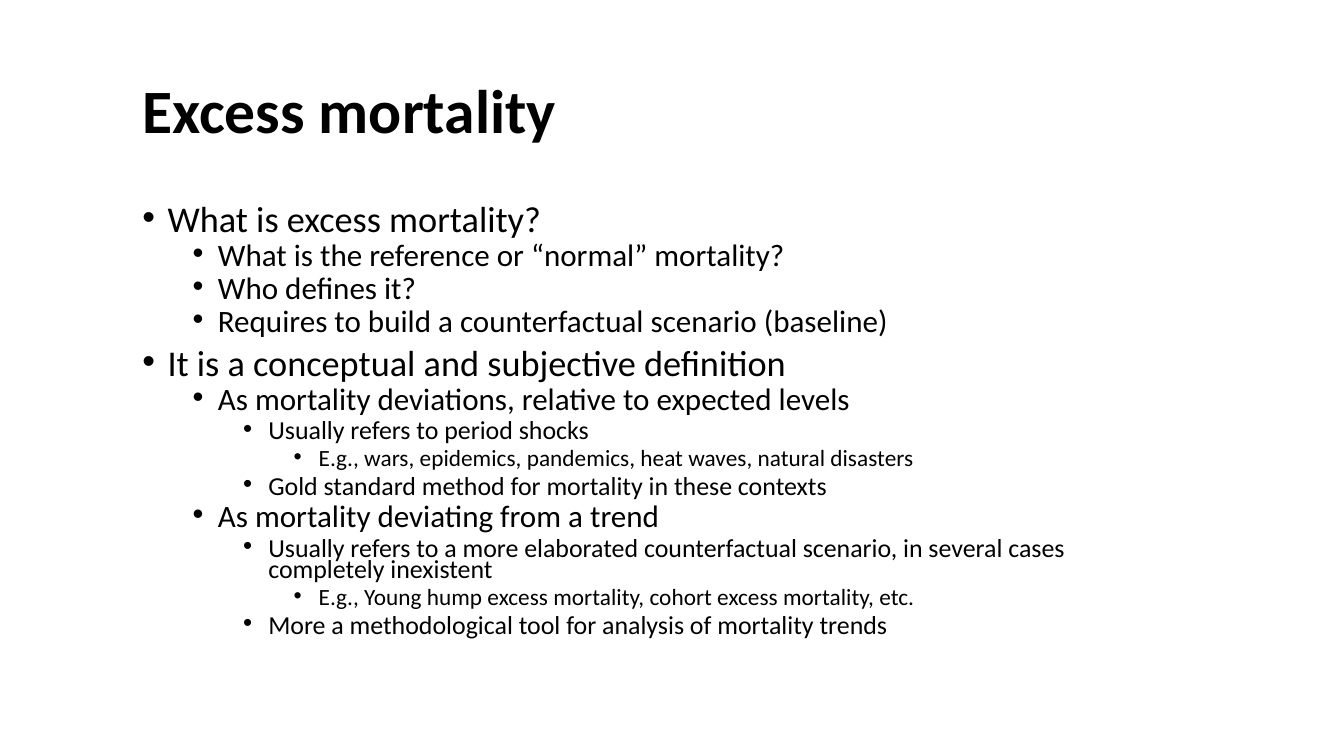
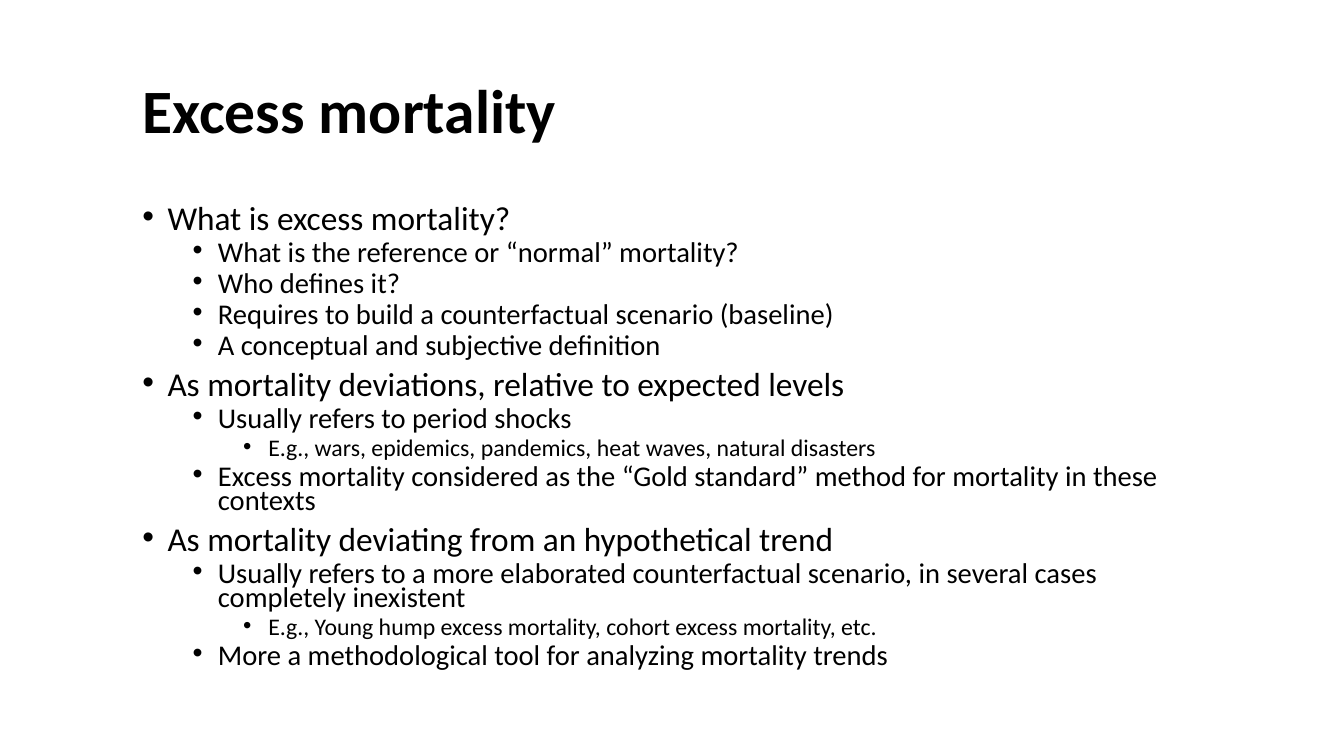
Before and after one commit to kikeacosta/edsd23_apc, a slide deck: slide 4 of slides/04_excess_mortality.pptx (slide 3 before the commit). Drawn at 1344x756 pixels with LibreOffice and Linux fonts; fonts in the diff are those of the drawing. Boxes give left, top, right and bottom in pixels: in the first picture for what was removed or moved away, otherwise in the second. Text is boxed around its words. In the diff, an @@ line names an element or a change of style, - is before the commit and + after.

```diff
--- a/slides/04_excess_mortality.pptx
+++ b/slides/04_excess_mortality.pptx
@@ text at (x1=168, y1=207, x2=1097, y2=639): size 25.9 to 23.8 pt in "What is excess mortality?"; size 22.2 to 20.4 pt in "What is the reference or “normal” mortality?", "Who defines it?", "Requires to build a counterfactual scenario (baseline)"; size 22.2 to 23.8 pt in "As mortality deviations, relative to expected levels"; size 18.5 to 20.4 pt in "Usually refers to period shocks", "Usually refers to a more elaborated counterfactual ..."; size 16.6 to 17 pt in "E.g., wars, epidemics, pandemics, heat waves, natural ...", "E.g., Young hump excess mortality, cohort excess ..."; list level 2 to 1 in "As mortality deviations, relative to ..."; list level 3 to 2 in "Usually refers to period shocks"; list level 4 to 3 in "E.g., wars, epidemics, pandemics, heat ..."; list level 3 to 2 in "Usually refers to a more ..."; list level 4 to 3 in "E.g., Young hump excess mortality, ..." @@
@@ text at (x1=218, y1=335, x2=661, y2=360): text changed; size 25.9 to 20.4 pt @@
-• It is a conceptual and subjective definition
+  • A conceptual and subjective definition
@@ text at (x1=168, y1=465, x2=1157, y2=557): text changed; size 18.5 to 20.4 pt @@
-    • Gold standard method for mortality in these contexts
-  • As mortality deviating from a trend
+  • Excess mortality considered as the “Gold standard” method for mortality in these contexts
+• As mortality deviating from an hypothetical trend
@@ text at (x1=218, y1=645, x2=888, y2=670): text changed; size 18.5 to 20.4 pt @@
-    • More a methodological tool for analysis of mortality trends
+  • More a methodological tool for analyzing mortality trends
```
Also in this commit, not shown: 4 other slides changed, 2 slides added, 3 other files.
